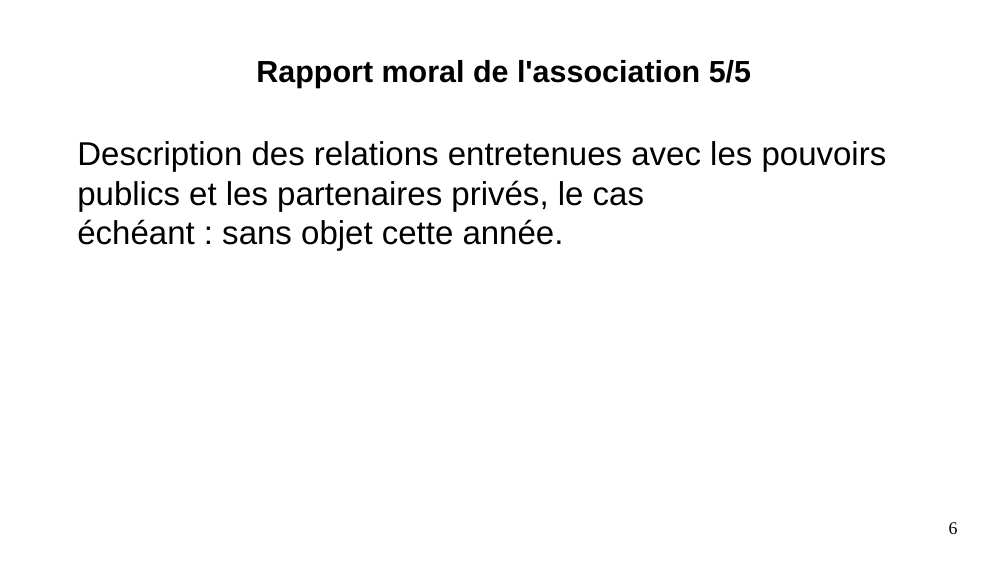
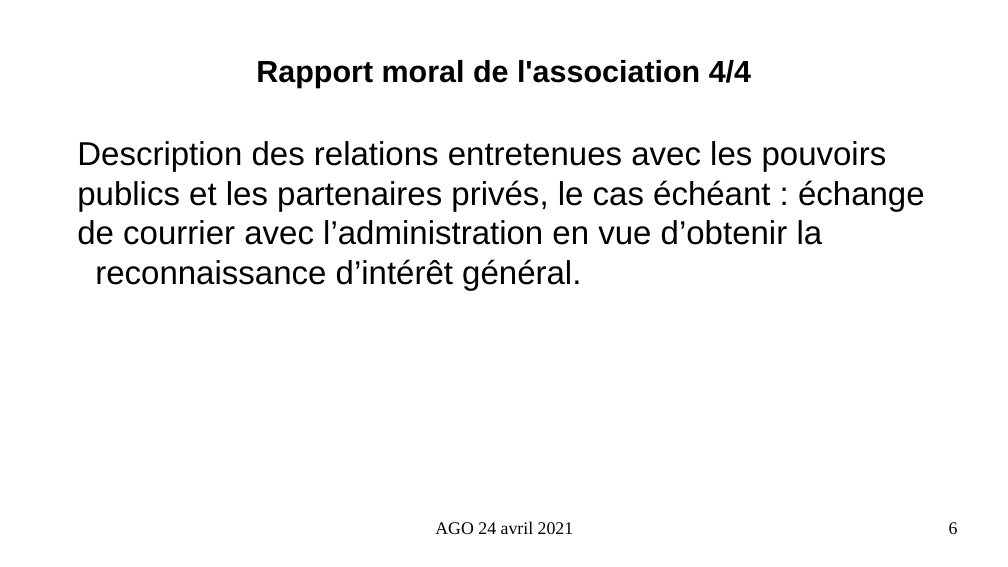
Before and after one commit to AIREL46/SCAO, a slide deck: slide 6 of association/2021/presentation-ago-24-avril-2021.odp. Drawn at 1008x567 pixels with LibreOffice and Linux fonts; fonts in the diff are those of the drawing. Boxes give left, top, right and bottom in pixels: in the first picture for what was removed or moved away, otherwise in the second. Text is boxed around its words. In the diff, an @@ line names an element or a change of style, - is before the commit and + after.

```diff
--- a/association/2021/presentation-ago-24-avril-2021.odp
+++ b/association/2021/presentation-ago-24-avril-2021.odp
@@ title at (256, 60, 751, 88): text changed @@
-Rapport moral de l'association 5/5
+Rapport moral de l'association 4/4
@@ text at (77, 180, 925, 291): text changed @@
-publics et les partenaires privés, le cas
-échéant : sans objet cette année.
+publics et les partenaires privés, le cas échéant : échange
+de courrier avec l’administration en vue d’obtenir la reconnaissance d’intérêt général.
@@ text added at (435, 521, 574, 534), 14 pt, text #000000 @@
+AGO 24 avril 2021
```
Also in this commit, not shown: 12 other slides changed, 5 slides added, 2 slides removed, 2 other files.
